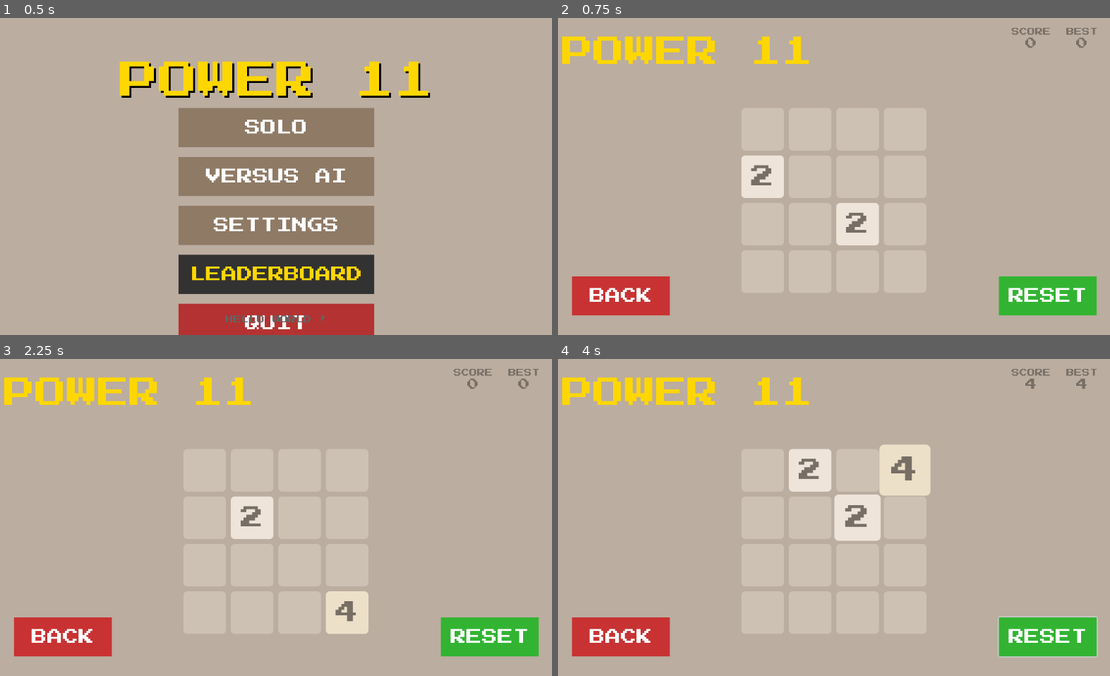
Above: before the commit, frames 1-4 (two rows, left to right).
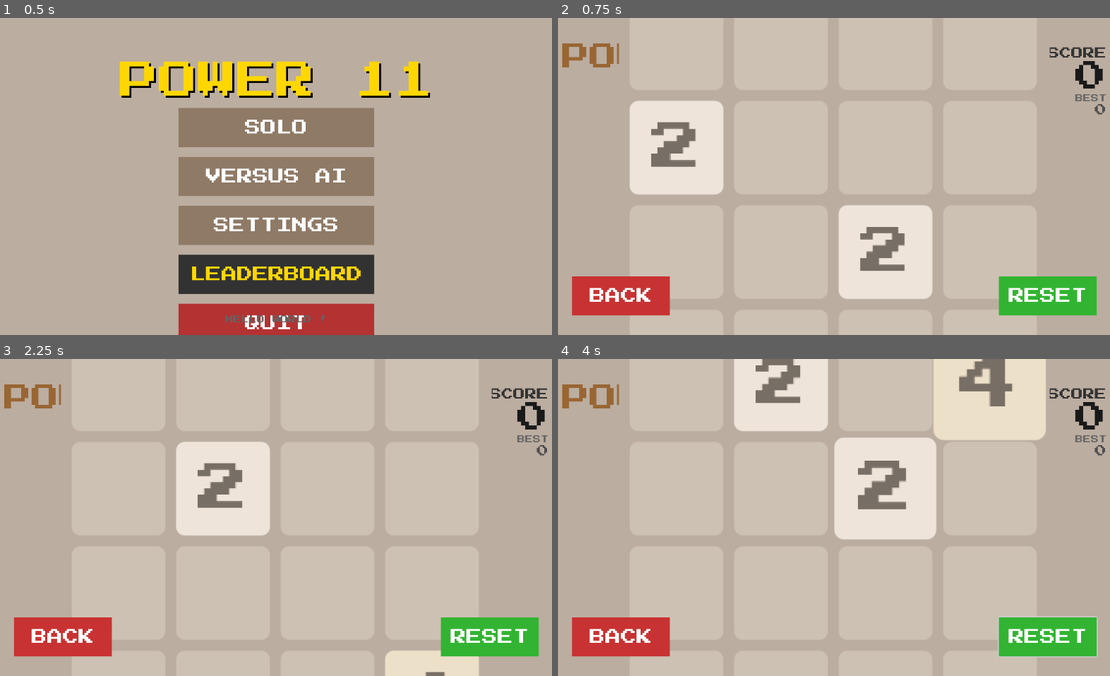
Above: after the commit, the same moments.

Repository: Hugodlg91/power-11-mobile
Game: Godot game, scene res://ui/MainMenu.tscn
Two runs of this game, one before a commit and one after it. Both use one fixed random seed, a clock stepped at 60 frames per second and the inputs below.
Inputs (mouse positions are in pixels of both pictures, inside the frame that each line leads up to):
- Up to frame 1 (0.5 s): no input
- Up to frame 2 (0.75 s): click "SOLO" at 0.5 s
- Up to frame 3 (2.25 s): click "BACK" at 1.25 s; click "SOLO" at 2 s
- Up to frame 4 (4 s): click "RESET" at 2.75 s; move the mouse to (960, 501) at 3.52 s; hold Right (ui_right) from 3.53 s (still down); tap R at 3.6 s; click (960, 501) at 3.67 s

Frame 1 is identical in both runs. In frame 2, 13% of the frame differs, in the area x 0-100%, y 3-89%; in frame 3, 9.4%; in frame 4, 16%, in the area x 0-100%, y 0-58%.
Error after the commit: Cannot call method 'add_theme_color_override' on a null value. (res://ui/PlayScreen.gd:162)

Commit message:
UI: Increase GameBoard scale to 2.2x for mobile visibility

Diff:
--- a/ui/PlayScreen.tscn
+++ b/ui/PlayScreen.tscn
@@ -27,7 +27,7 @@
 anchors_preset = 10
 anchor_right = 1.0
 offset_left = 20.0
-offset_top = 20.0
+offset_top = 40.0
 offset_right = -20.0
 offset_bottom = 120.0
 grow_horizontal = 2
@@ -35,43 +35,55 @@
 [node name="Title" type="Label" parent="Header"]
 layout_mode = 2
 size_flags_horizontal = 3
-theme_override_colors/font_color = Color(1, 0.843137, 0, 1)
+theme_override_colors/font_color = Color(0.6, 0.4, 0.2, 1)
+theme_override_font_sizes/font_size = 56
+text = "POWER 11"
+
+[node name="ScoreContainer" type="VBoxContainer" parent="."]
+layout_mode = 1
+anchors_preset = 1
+anchor_left = 1.0
+anchor_right = 1.0
+offset_left = -250.0
+offset_top = 40.0
+offset_right = -20.0
+offset_bottom = 200.0
+grow_horizontal = 0
+alignment = 2
+
+[node name="ScoreBox" type="VBoxContainer" parent="ScoreContainer"]
+layout_mode = 2
+
+[node name="Label" type="Label" parent="ScoreContainer/ScoreBox"]
+layout_mode = 2
+theme_override_colors/font_color = Color(0.2, 0.2, 0.2, 1)
+theme_override_font_sizes/font_size = 24
+text = "SCORE"
+horizontal_alignment = 2
+
+[node name="Value" type="Label" parent="ScoreContainer/ScoreBox"]
+layout_mode = 2
+theme_override_colors/font_color = Color(0.1, 0.1, 0.1, 1)
 theme_override_font_sizes/font_size = 64
-text = "POWER 11"
-
-[node name="ScoreBox" type="VBoxContainer" parent="Header"]
-custom_minimum_size = Vector2(100, 0)
-layout_mode = 2
-
-[node name="Label" type="Label" parent="Header/ScoreBox"]
-layout_mode = 2
-theme_override_colors/font_color = Color(0.466667, 0.431373, 0.396078, 1)
-text = "SCORE"
-horizontal_alignment = 1
-
-[node name="Value" type="Label" parent="Header/ScoreBox"]
-layout_mode = 2
-theme_override_colors/font_color = Color(0.466667, 0.431373, 0.396078, 1)
+text = "0"
+horizontal_alignment = 2
+
+[node name="BestBox" type="VBoxContainer" parent="ScoreContainer"]
+layout_mode = 2
+
+[node name="Label" type="Label" parent="ScoreContainer/BestBox"]
+layout_mode = 2
+theme_override_colors/font_color = Color(0.4, 0.4, 0.4, 1)
+theme_override_font_sizes/font_size = 16
+text = "BEST"
+horizontal_alignment = 2
+
+[node name="Value" type="Label" parent="ScoreContainer/BestBox"]
+layout_mode = 2
+theme_override_colors/font_color = Color(0.3, 0.3, 0.3, 1)
 theme_override_font_sizes/font_size = 24
 text = "0"
-horizontal_alignment = 1
-
-[node name="BestBox" type="VBoxContainer" parent="Header"]
-custom_minimum_size = Vector2(100, 0)
-layout_mode = 2
-
-[node name="Label" type="Label" parent="Header/BestBox"]
-layout_mode = 2
-theme_override_colors/font_color = Color(0.466667, 0.431373, 0.396078, 1)
-text = "BEST"
-horizontal_alignment = 1
-
-[node name="Value" type="Label" parent="Header/BestBox"]
-layout_mode = 2
-theme_override_colors/font_color = Color(0.466667, 0.431373, 0.396078, 1)
-theme_override_font_sizes/font_size = 24
-text = "0"
-horizontal_alignment = 1
+horizontal_alignment = 2
 
 [node name="GameBoard" parent="." instance=ExtResource("4_board")]
 layout_mode = 1
@@ -86,6 +98,8 @@
 offset_bottom = 250.0
 grow_horizontal = 2
 grow_vertical = 2
+scale = Vector2(2.2, 2.2)
+pivot_offset = Vector2(200, 200)
 
 [node name="GameOverOverlay" type="ColorRect" parent="."]
 visible = false
